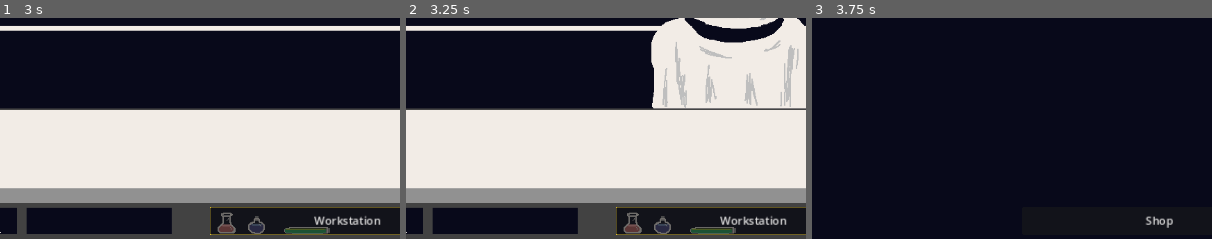
Above: before the commit, frames 1-3 (left to right).
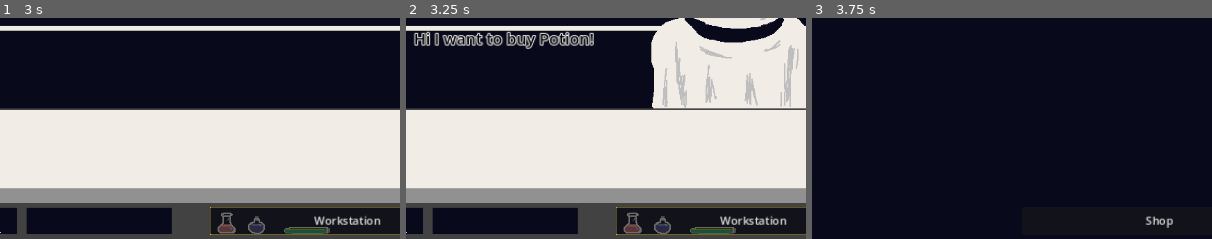
Above: after the commit, the same moments.

Repository: slowstate/blackout-brewery
Game: Godot game, scene res://scenes/main.tscn
Same seed, same stepped clock (60 frames per second), same inputs: the game is played once before the commit and once after it.
Inputs:
- Up to frame 1 (3 s): click "Workstation" at 0.5 s; click "Shop" at 1.25 s; click "Workstation" at 2 s; click "Shop" at 2.75 s
- Up to frame 2 (3.25 s): no input
- Up to frame 3 (3.75 s): click "Workstation" at 3.5 s
The pictures show only the part of the screen within x 6-56%, y 50-100%; the shares and areas given below are measured in that part.

Frame 1 is identical in both runs. In frame 2, 1.9% of the frame differs, in the area x 2-47%, y 5-15%; in frame 3, nothing differs.

Commit message:
Customer
Generating order, checking order

Diff:
--- a/scenes/customer.tscn
+++ b/scenes/customer.tscn
@@ -1,7 +1,12 @@
-[gd_scene load_steps=3 format=3 uid="uid://bdlmeq0gpkfhd"]
+[gd_scene load_steps=4 format=3 uid="uid://bdlmeq0gpkfhd"]
 
 [ext_resource type="Script" path="res://scripts/customer.gd" id="1_t2dt5"]
 [ext_resource type="Texture2D" uid="uid://mq4psnlum8dl" path="res://assets/sprites/customer.png" id="2_6e5af"]
+
+[sub_resource type="LabelSettings" id="LabelSettings_644yo"]
+font_size = 23
+font_color = Color(0, 0, 0, 1)
+outline_size = 5
 
 [node name="Customer" type="Node2D"]
 script = ExtResource("1_t2dt5")
@@ -9,6 +14,25 @@
 [node name="Sprite2D" type="Sprite2D" parent="."]
 texture = ExtResource("2_6e5af")
 
+[node name="Order" type="Control" parent="."]
+top_level = true
+layout_mode = 3
+anchors_preset = 0
+offset_left = -131.0
+offset_top = 45.0
+offset_right = -91.0
+offset_bottom = 85.0
+
+[node name="OrderDialog" type="Label" parent="Order"]
+layout_mode = 0
+offset_left = -366.0
+offset_top = -27.0
+offset_right = -222.0
+offset_bottom = 5.0
+text = "X"
+label_settings = SubResource("LabelSettings_644yo")
+text_direction = 1
+
 [node name="Timer" type="Timer" parent="."]
 
 [connection signal="timeout" from="Timer" to="." method="_on_timer_timeout"]
--- a/scripts/customer.gd
+++ b/scripts/customer.gd
@@ -1,25 +1,39 @@
 extends Node2D
 
 signal customerOrderTimeout
+var order = ""
+var orderFulfilled = false
+
 @onready var timer = $Timer
 
 # Called when the node enters the scene tree for the first time.
 func _ready():
-	# create random purchase order
-	# random dialogue "Hi, I want [purchase order]"
+	generate_order()
 	set_timeout()
-	pass # Replace with function body.
+	add_to_group("customers")
 
 
 # Called every frame. 'delta' is the elapsed time since the previous frame.
 func _process(delta):
 	pass
 
+func generate_order():
+	var orders = []
+	order = "Potion"
+	get_node("Order/OrderDialog").text = "Hi I want to buy " + order + "!"
+
+func check_order(potion):
+	if potion.base.name == order:
+		orderFulfilled = true
+		get_node("Order").text = "Thank you for the " + order + "!"
+		timer.stop()
+		queue_free()
+	else:
+		get_node("Order").text = "I'm still waiting for my " + order
 
 func _on_timer_timeout():
 	customerOrderTimeout.emit()
 
-
 func set_timeout():
 	timer.wait_time = randi_range(5, 10)
 	timer.start()
--- a/scripts/main.gd
+++ b/scripts/main.gd
@@ -44,3 +44,8 @@
 	current_customer.queue_free()
 	customer_spawn_timer.wait_time = randi_range(3, 5)
 	customer_spawn_timer.start()
+
+func _on_potion_updated(updated_potion):
+	if current_customer != null:
+		if updated_potion.base.name == current_customer.order:
+			current_customer.check_order(updated_potion)
